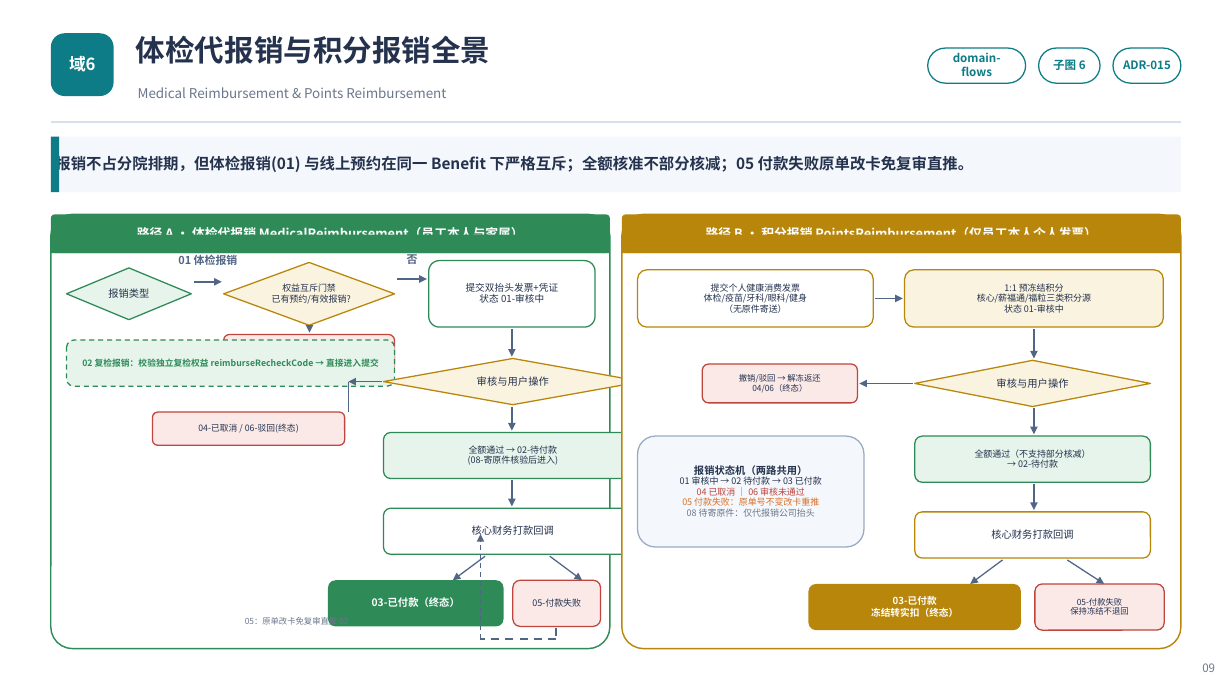
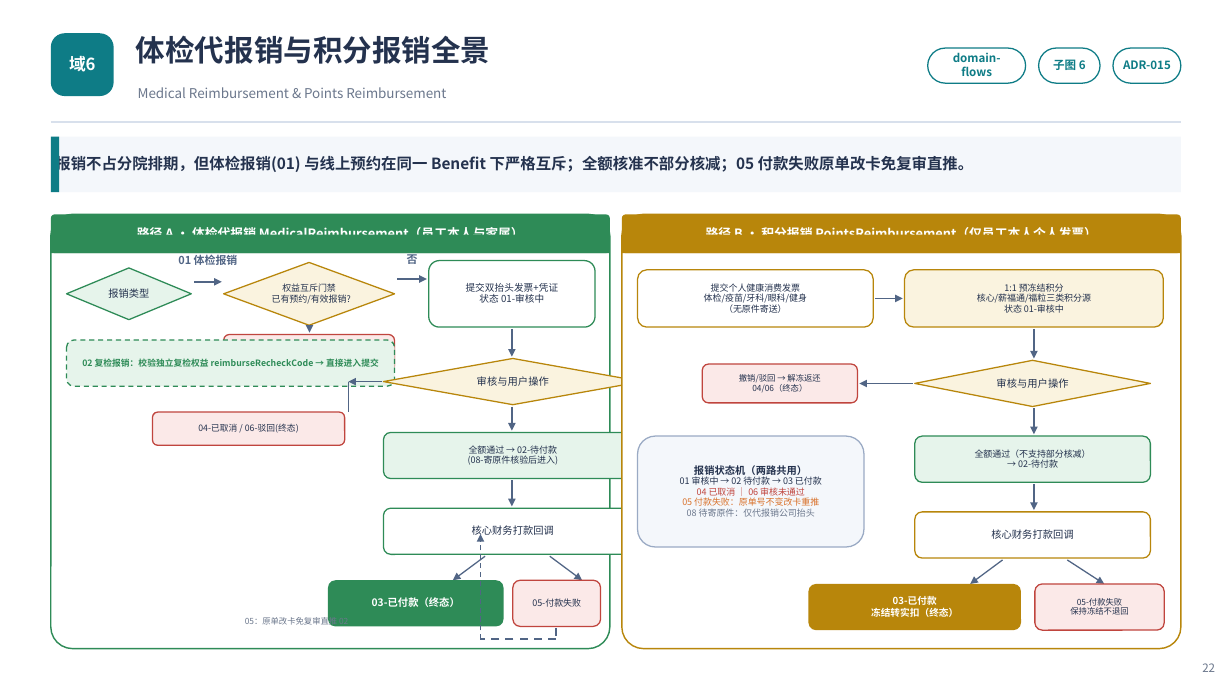
Before and after one commit to xqiangzhu/learning, a slide deck: slide 22 of 体检系统HMSC-业务与集成流程图.pptx (slide 9 before the commit). Drawn at 1232x693 pixels with LibreOffice and Linux fonts; fonts in the diff are those of the drawing. Boxes give left, top, right and bottom in pixels: in the first picture for what was removed or moved away, otherwise in the second. Text is boxed around its words. In the diff, an @@ line names an element or a change of style, - is before the commit and + after.

```diff
--- a/体检系统HMSC-业务与集成流程图.pptx
+++ b/体检系统HMSC-业务与集成流程图.pptx
@@ text at [1202,663,1215,672]: text changed @@
-09
+22
```
Also in this commit, not shown: 21 other slides changed, 14 slides added, 1 other file.
